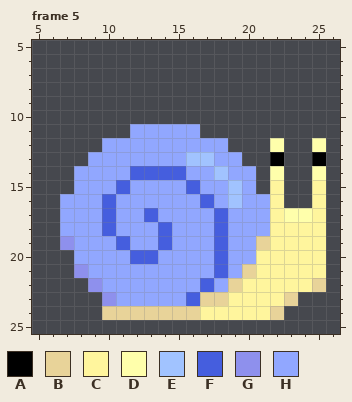
Two versions of one pixel-art file, The Fallen Guardian/Assets/Art/Characters/Enemies/Snail/Wander/Snail_Wander_Right.aseprite. The picture above was drawn from the file before the commit.
32x32 pixels, 8 frames. Shown: frame 5: x 5..26, y 5..25. The commit also changed other frames, which this record leaves out.
Visible layers, top first: "Face", "Body", "Shell".
Palette (. is transparent): A #000000  B #e8d399  C #fff59d  D #ffffab  E #a1c3ff  F #455ede  G #8e90ed  H #91a7ff
Pixels before, frame 5, first column x 7:
11 .....HHHHH.........
12 ...HHHHHHHHH...D..D
13 ..HHHHHHHEEHH..A..A
14 .HHHHFFFFHHEHH.D..D
15 .HHHFHHHHFHHEH.C..C
16 HHHFHHHHHHFHEHHC..C
17 HHHFHHFHHHHFHHHCDDC
18 HHHFHHHFHHHFHHHCCCC
19 GHHHFHHFHHHFHHBCCCC
20 .HHHHFFHHHHFHHCCCCC
21 .GHHHHHHHHHFHBCCCCC
22 ..GHHHHHHHFHBCCCCCB
23 ...GHHHHHFBBCCCCB..
24 ...BBBBBBBCCCCCB...
Now the later version:
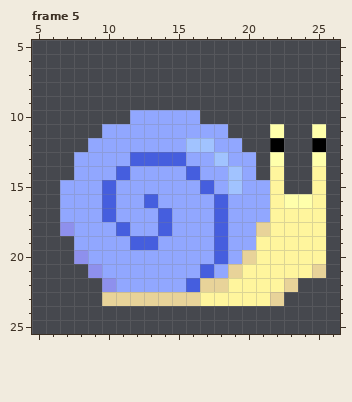
Change:
{"where": "frame 5, layers \"Face\", \"Body\", \"Shell\""}
{"frame":5,"y":10,"x":12,"old":".....","new":"HHHHH"}
{"frame":5,"y":11,"x":10,"old":"..","new":"HH"}
{"frame":5,"y":11,"x":17,"old":"..","new":"HH"}
{"frame":5,"y":11,"x":22,"old":".","new":"D"}
{"frame":5,"y":11,"x":25,"old":".","new":"D"}
{"frame":5,"y":12,"x":9,"old":".","new":"H"}
{"frame":5,"y":12,"x":16,"old":"HH","new":"EE"}
{"frame":5,"y":12,"x":19,"old":".","new":"H"}
{"frame":5,"y":12,"x":22,"old":"D","new":"A"}
{"frame":5,"y":12,"x":25,"old":"D","new":"A"}
{"frame":5,"y":13,"x":8,"old":".","new":"H"}
{"frame":5,"y":13,"x":12,"old":"HHHHEEH","new":"FFFFHHE"}
{"frame":5,"y":13,"x":20,"old":".","new":"H"}
{"frame":5,"y":13,"x":22,"old":"A","new":"D"}
{"frame":5,"y":13,"x":25,"old":"A","new":"D"}
{"frame":5,"y":14,"x":11,"old":"HFFFFH","new":"FHHHHF"}
{"frame":5,"y":14,"x":18,"old":"EH","new":"HE"}
{"frame":5,"y":14,"x":22,"old":"D","new":"C"}
{"frame":5,"y":14,"x":25,"old":"D","new":"C"}
{"frame":5,"y":15,"x":7,"old":".","new":"H"}
{"frame":5,"y":15,"x":10,"old":"HF","new":"FH"}
{"frame":5,"y":15,"x":16,"old":"FH","new":"HF"}
{"frame":5,"y":15,"x":21,"old":".","new":"H"}
{"frame":5,"y":16,"x":13,"old":"H","new":"F"}
{"frame":5,"y":16,"x":17,"old":"FHE","new":"HFH"}
{"frame":5,"y":16,"x":23,"old":"..","new":"DD"}
{"frame":5,"y":17,"x":13,"old":"FH","new":"HF"}
{"frame":5,"y":17,"x":23,"old":"DD","new":"CC"}
{"frame":5,"y":18,"x":7,"old":"H","new":"G"}
{"frame":5,"y":18,"x":10,"old":"FH","new":"HF"}
{"frame":5,"y":18,"x":21,"old":"H","new":"B"}
{"frame":5,"y":19,"x":7,"old":"G","new":"."}
{"frame":5,"y":19,"x":11,"old":"FHHF","new":"HFFH"}
{"frame":5,"y":19,"x":21,"old":"B","new":"C"}
{"frame":5,"y":20,"x":8,"old":"H","new":"G"}
{"frame":5,"y":20,"x":12,"old":"FF","new":"HH"}
{"frame":5,"y":20,"x":20,"old":"H","new":"B"}
{"frame":5,"y":21,"x":8,"old":"GH","new":".G"}
{"frame":5,"y":21,"x":17,"old":"HFHB","new":"FHBC"}
{"frame":5,"y":21,"x":25,"old":"C","new":"B"}
{"frame":5,"y":22,"x":9,"old":"GH","new":".G"}
{"frame":5,"y":22,"x":16,"old":"HFHB","new":"FBBC"}
{"frame":5,"y":22,"x":23,"old":"CCB","new":"B.."}
{"frame":5,"y":23,"x":10,"old":"GHHHHHFBB","new":"BBBBBBBCC"}
{"frame":5,"y":23,"x":22,"old":"CB","new":"B."}
{"frame":5,"y":24,"x":10,"old":"BBBBBBBCCCCCB","new":"............."}
{"label":"changed","picture_box":[60,110,326,320]}
